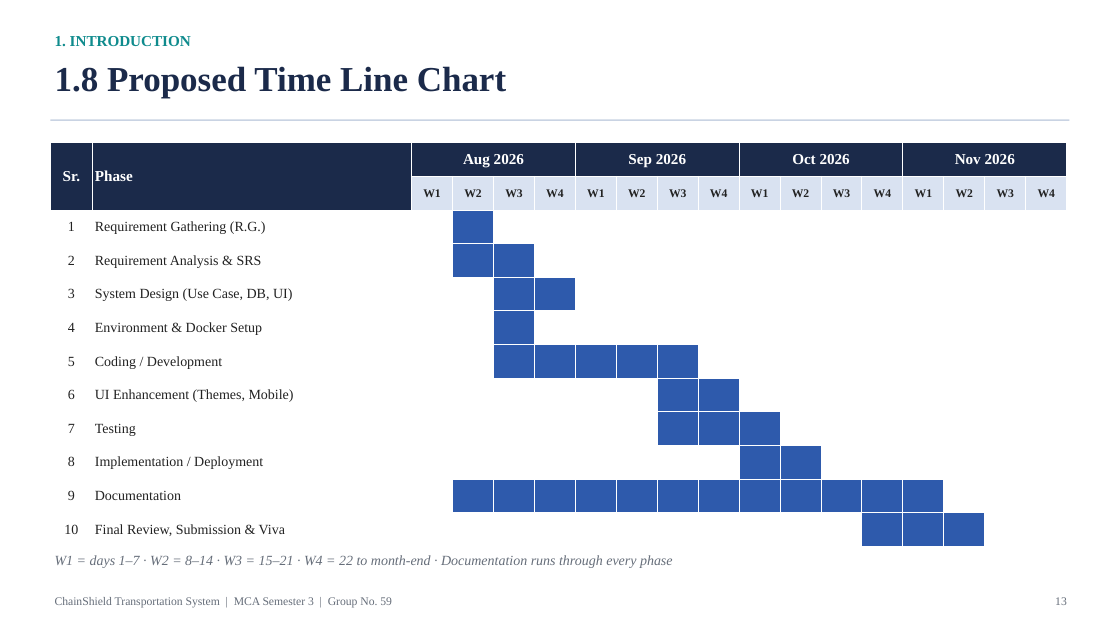
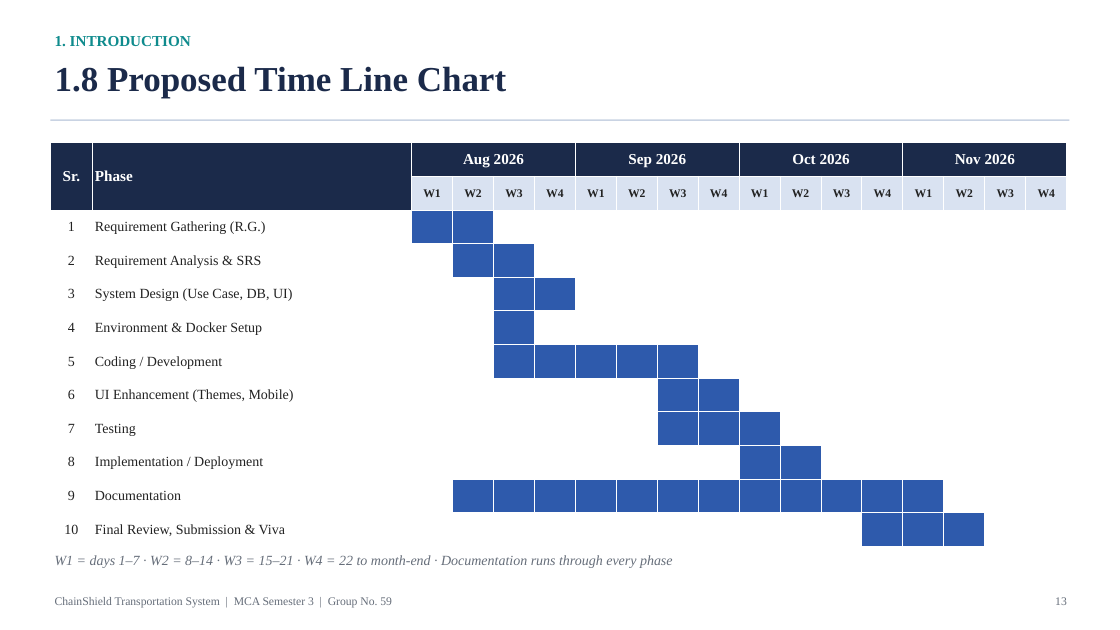
Before and after one commit to bhavik2025/chainshield, a slide deck: slide 13 of MCA_Sem3_Documentation/ChainShield_Presentation_Final_v8.pptx. Drawn at 1120x630 pixels with LibreOffice and Linux fonts; fonts in the diff are those of the drawing. Boxes give left, top, right and bottom in pixels: in the first picture for what was removed or moved away, otherwise in the second. Text is boxed around its words. In the diff, an @@ line names an element or a change of style, - is before the commit and + after.

```diff
--- a/MCA_Sem3_Documentation/ChainShield_Presentation_Final_v8.pptx
+++ b/MCA_Sem3_Documentation/ChainShield_Presentation_Final_v8.pptx
@@ table at box(50, 143, 1070, 546) @@
@@ fill #FFFFFF to #2E5AAC in row 3, column 3 @@
```
Also in this commit, not shown: 4 other files.
